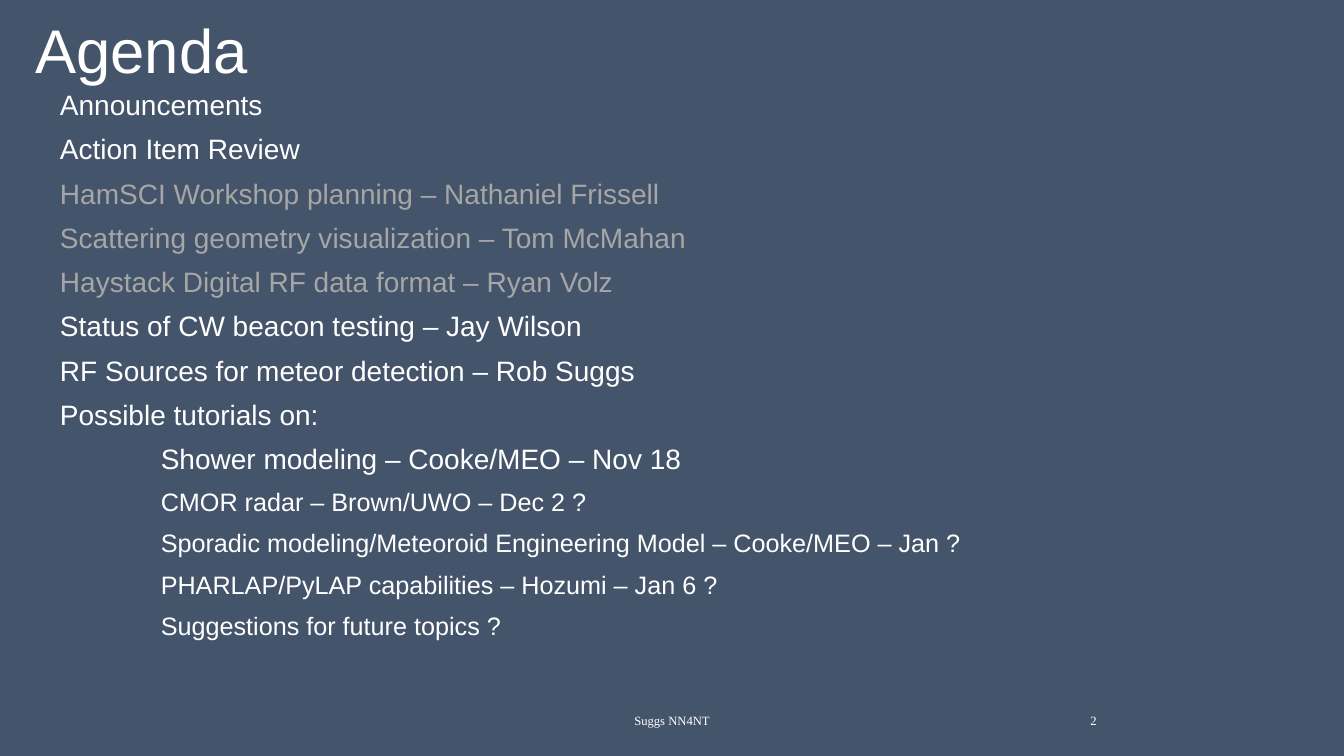
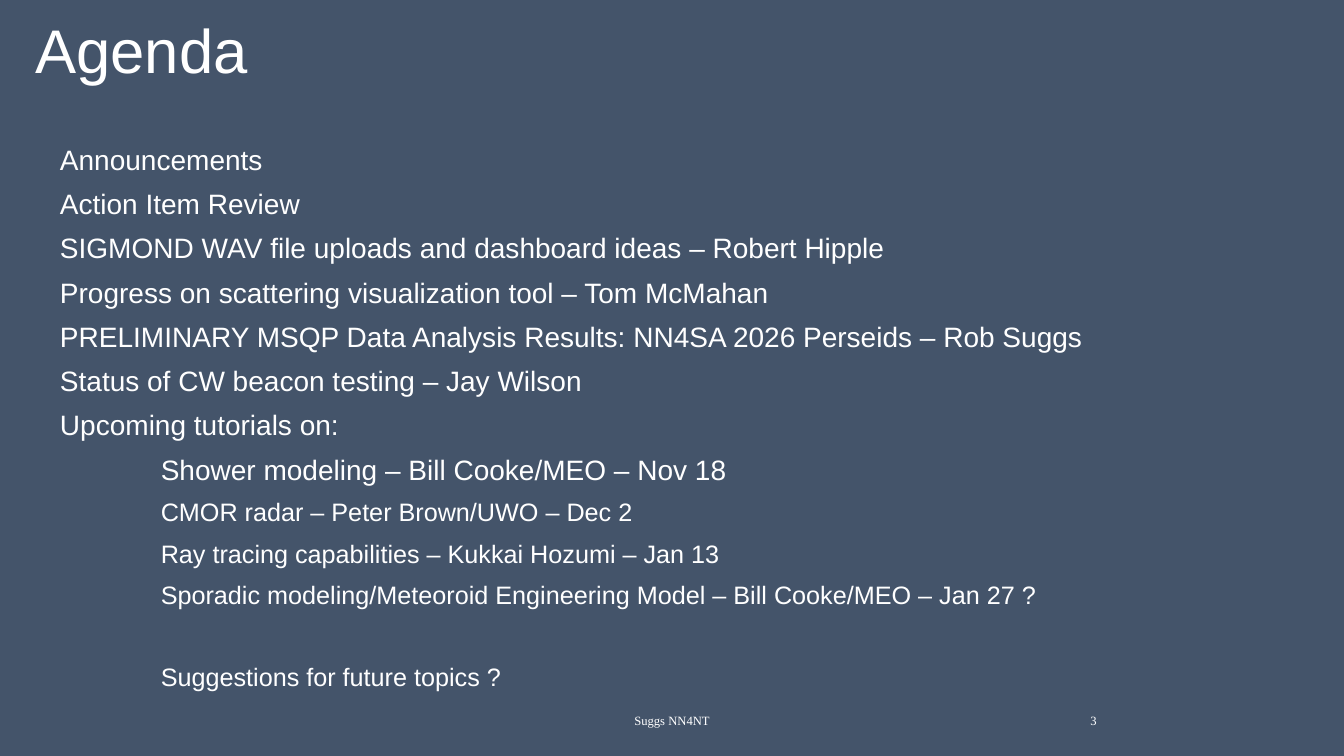
Before and after one commit to HamSCI/MSQP, a slide deck: slide 3 of Working Group meeting slides/Meteor_Scatter_Working_Group_4Nov2026.pptx (slide 2 before the commit). Drawn at 1344x756 pixels with LibreOffice and Linux fonts; fonts in the diff are those of the drawing. Boxes give left, top, right and bottom in pixels: in the first picture for what was removed or moved away, otherwise in the second. Text is boxed around its words. In the diff, an @@ line names an element or a change of style, - is before the commit and + after.

```diff
--- a/Working Group meeting slides/Meteor_Scatter_Working_Group_4Nov2026.pptx
+++ b/Working Group meeting slides/Meteor_Scatter_Working_Group_4Nov2026.pptx
@@ text "Announcements": place and size @@
-text "Announcements" at (60, 95, 940, 640)
+text "Announcements" at (60, 150, 1081, 692)
@@ text at (60, 237, 1081, 352): text changed; text colour #A6A6A6 to #FFFFFF @@
-HamSCI Workshop planning – Nathaniel Frissell
-Scattering geometry visualization – Tom McMahan
-Haystack Digital RF data format – Ryan Volz
+SIGMOND WAV file uploads and dashboard ideas – Robert Hipple
+Progress on scattering visualization tool – Tom McMahan
+PRELIMINARY MSQP Data Analysis Results: NN4SA 2026 Perseids – Rob Suggs
@@ text at (60, 414, 1015, 610): text changed @@
-RF Sources for meteor detection – Rob Suggs
-Possible tutorials on:
-Shower modeling – Cooke/MEO – Nov 18
-CMOR radar – Brown/UWO – Dec 2 ?
-Sporadic modeling/Meteoroid Engineering Model – Cooke/MEO – Jan ?
-PHARLAP/PyLAP capabilities – Hozumi – Jan 6 ?
+Upcoming tutorials on:
+Shower modeling – Bill Cooke/MEO – Nov 18
+CMOR radar – Peter Brown/UWO – Dec 2
+Ray tracing capabilities – Kukkai Hozumi – Jan 13
+Sporadic modeling/Meteoroid Engineering Model – Bill Cooke/MEO – Jan 27 ?
@@ page number at (1090, 716, 1096, 725): text changed @@
-2
+3
```
Also in this commit, not shown: 3 other slides changed, 20 slides added, 5 slides removed.
